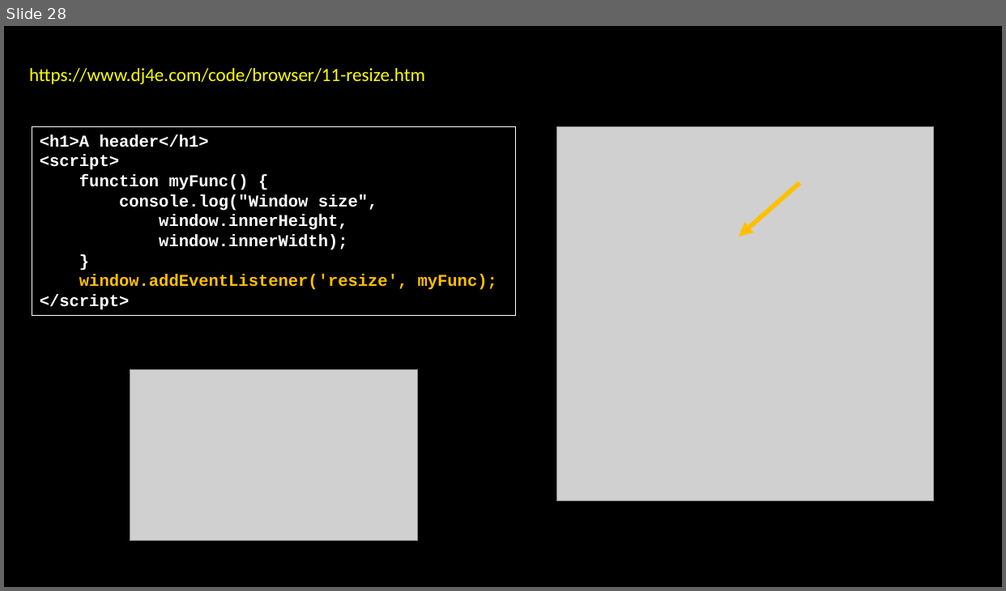
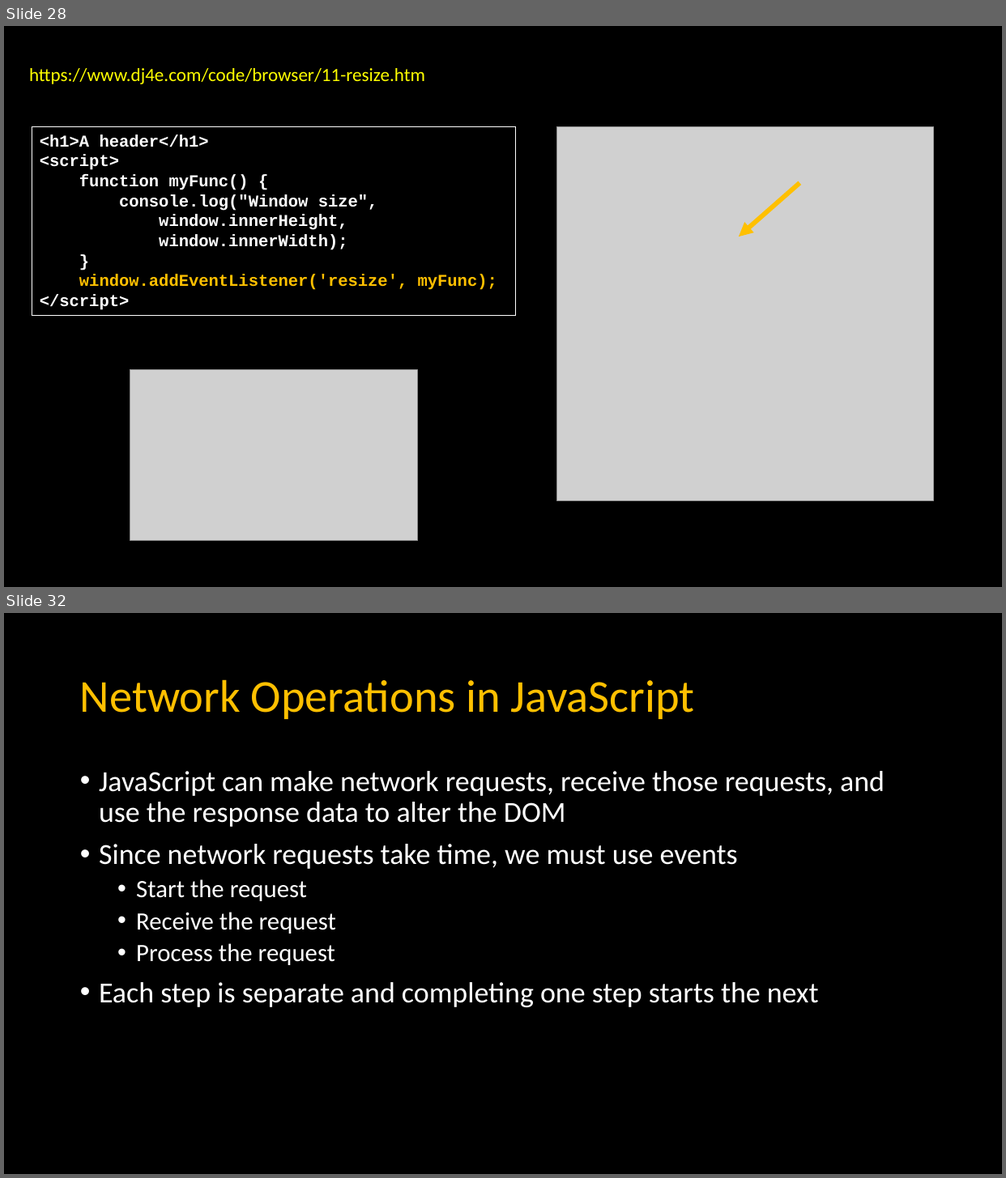
Before and after one commit to csev/dj4e, a slide deck: lectures/JS-03-Browser.pptx. Shown one above the other, each under a label of ours: slide 28 before the commit, slides 28 and 32 after it; the slides between them are not shown. The pictures are 1006x591 and 1006x1178 pixels, drawn with LibreOffice and Linux fonts; fonts in the diff are those of the drawing; grey boxes stand for pictures. Boxes give left, top, right and bottom in pixels: in the first picture for what was removed or moved away, otherwise in the second. Text is boxed around its words. In the diff, an @@ line names an element or a change of style, - is before the commit and + after.

```diff
--- a/lectures/JS-03-Browser.pptx
+++ b/lectures/JS-03-Browser.pptx
@@ slide 32 added at (x1=4, y1=613, x2=1002, y2=1174), background #000000 @@
@@ title added at (x1=80, y1=679, x2=694, y2=719), 44 pt, text #FFC000 @@
+Network Operations in JavaScript
@@ text added at (x1=99, y1=771, x2=884, y2=1007), 28 pt, text #FFFFFF @@
+• JavaScript can make network requests, receive those requests, and use the response data to alter the DOM
+• Since network requests take time, we must use events
+  • Start the request
+  • Receive the request
+  • Process the request
+• Each step is separate and completing one step starts the next
```
Also in this commit, not shown: 6 other slides added, 23 slides removed, 19 other files.
